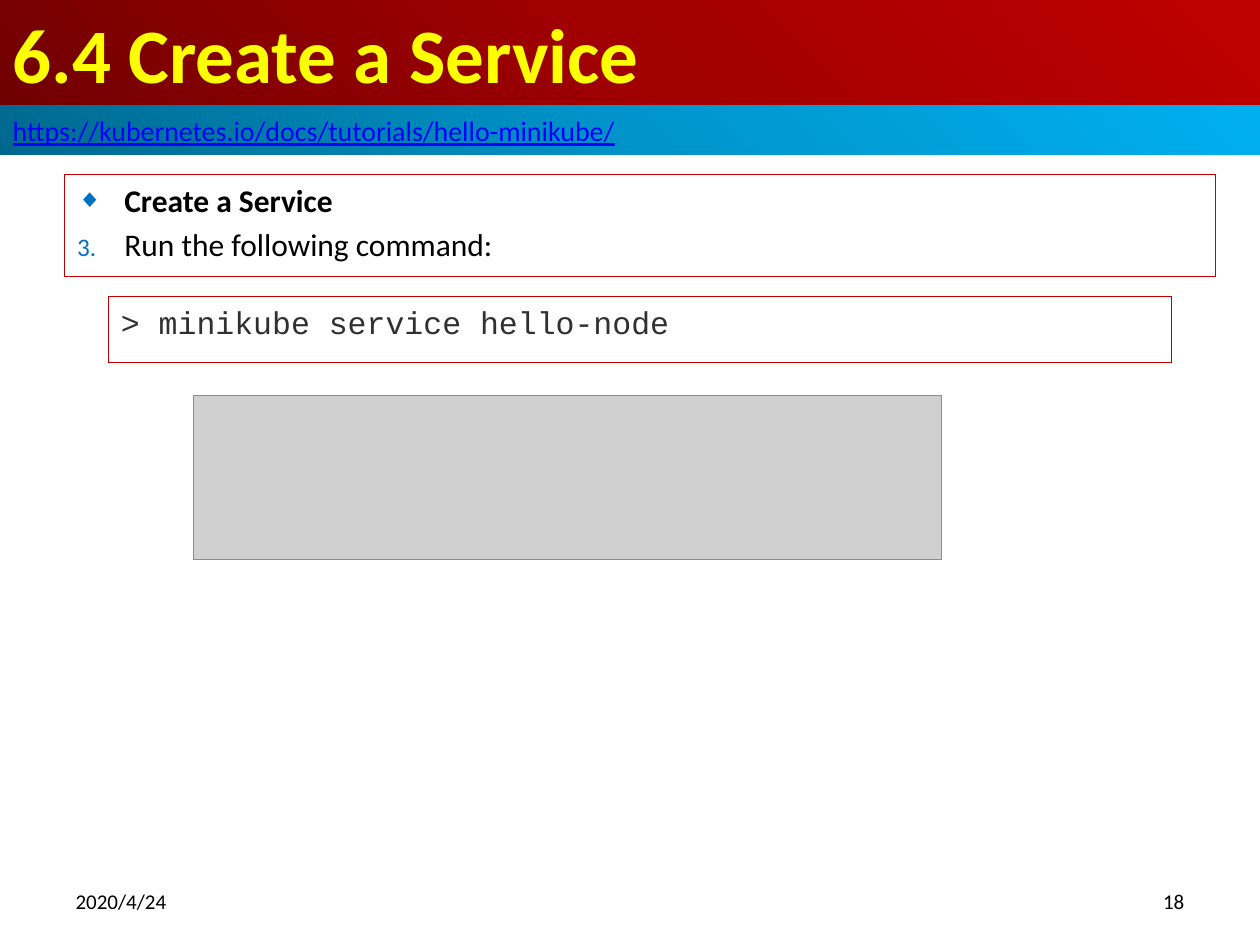
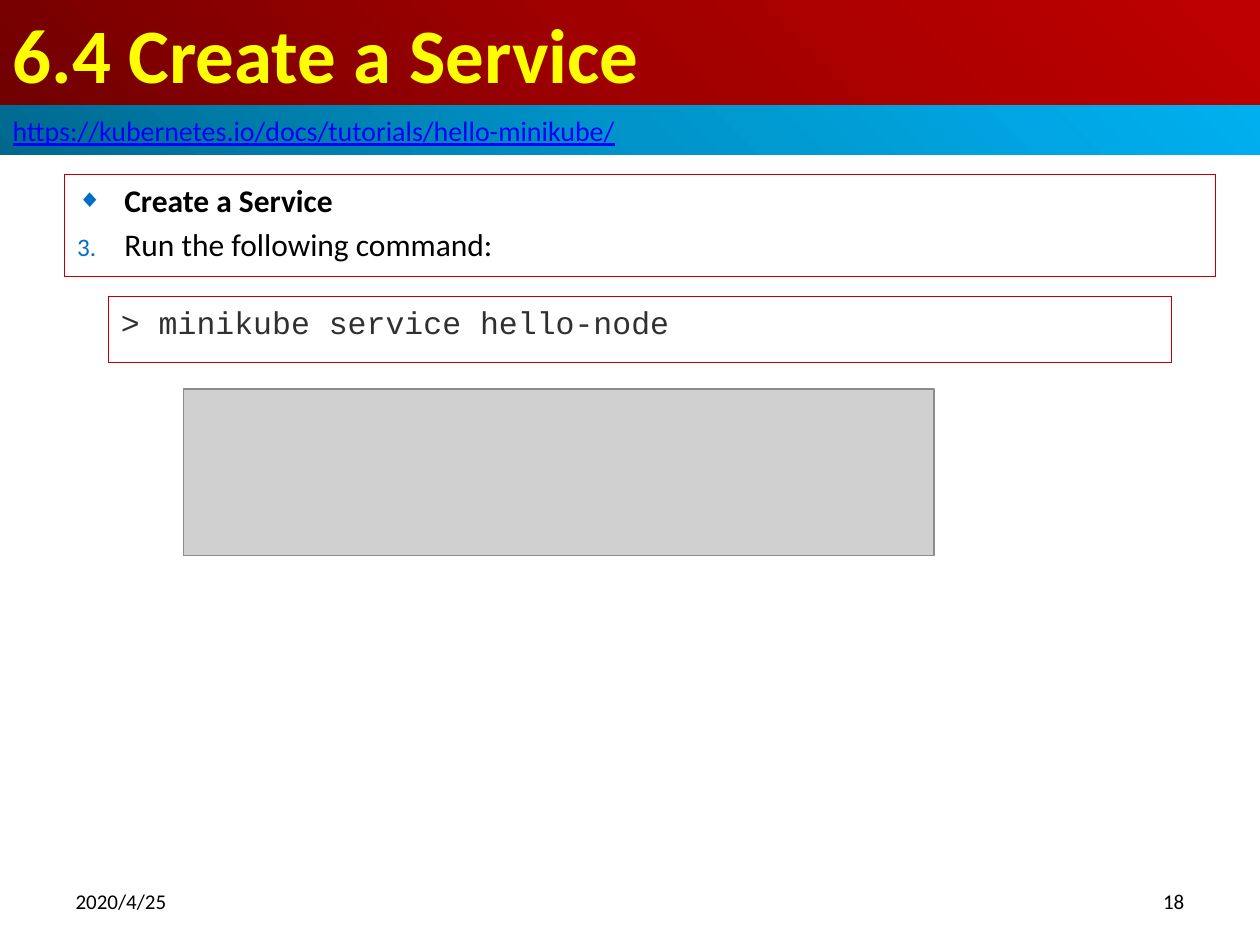
Before and after one commit to peterhchen/900-Kubernetes, a slide deck: slide 18 of 06_HelloWorld.pptx. Drawn at 1260x945 pixels with LibreOffice and Linux fonts; fonts in the diff are those of the drawing; grey boxes stand for pictures. Boxes give left, top, right and bottom in pixels: in the first picture for what was removed or moved away, otherwise in the second. Text is boxed around its words. In the diff, an @@ line names an element or a change of style, - is before the commit and + after.

```diff
--- a/06_HelloWorld.pptx
+++ b/06_HelloWorld.pptx
@@ picture: place and size @@
-picture at (194, 396, 942, 559)
+picture at (184, 389, 935, 556)
@@ text at (76, 894, 167, 910): text changed @@
-2020/4/24
+2020/4/25
```
Also in this commit, not shown: 25 other slides changed.
